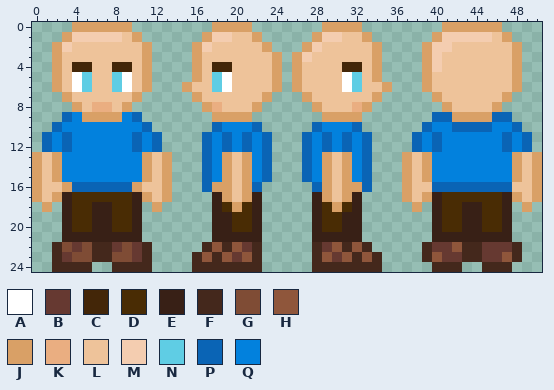
Edited in one commit: pixel-art sprite (Assets/Sprites/NPC/TradingNPC.png). Above: the version before the commit.
The file is 51x25 pixels.
Palette (. is transparent): A #ffffff  B #663931  C #432608  D #492c04  E #382016  F #44281c  G #7f4c35  H #8f563b  J #d9a066  K #eaae81  L #eec39a  M #f4cdb0  N #5fcde4  P #0a64b5  Q #0281dd
And afterwards:
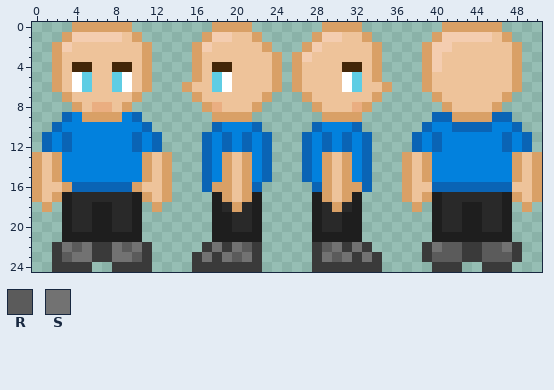
Colours new in this view: R #5b5b5b  S #727272
Diff:
Colour D changes from #492c04 to #292929.
Colour E changes from #382016 to #1e1e1e.
Colour F changes from #44281c to #3a3a3a.
Colour B gives way to colour R in row 22 at x 4, 21, 29, 41 and 45 to 46; in row 23 at x 3, 10, 20, 30, 41 to 42 and 45 to 46.
Colour G gives way to colour R in row 22 at x 9.
Colour H gives way to colour R in row 22 at x 42; in row 23 at x 40 and 47.
Colour B gives way to colour S in row 22 at x 8, 10, 40 and 47.
Colour G gives way to colour S in row 22 at x 3 and 5; in row 23 at x 4 to 5 and 8 to 9.
Colour H gives way to colour S in row 22 at x 18, 20, 30 and 32; in row 23 at x 17, 19, 21, 29, 31 and 33.
Boxes around the changes in both pictures, in picture pixels (x1, y1, x2, y2):
changed: (52, 192, 152, 272)
changed: (192, 192, 262, 272)
changed: (312, 192, 382, 272)
changed: (422, 192, 522, 272)
